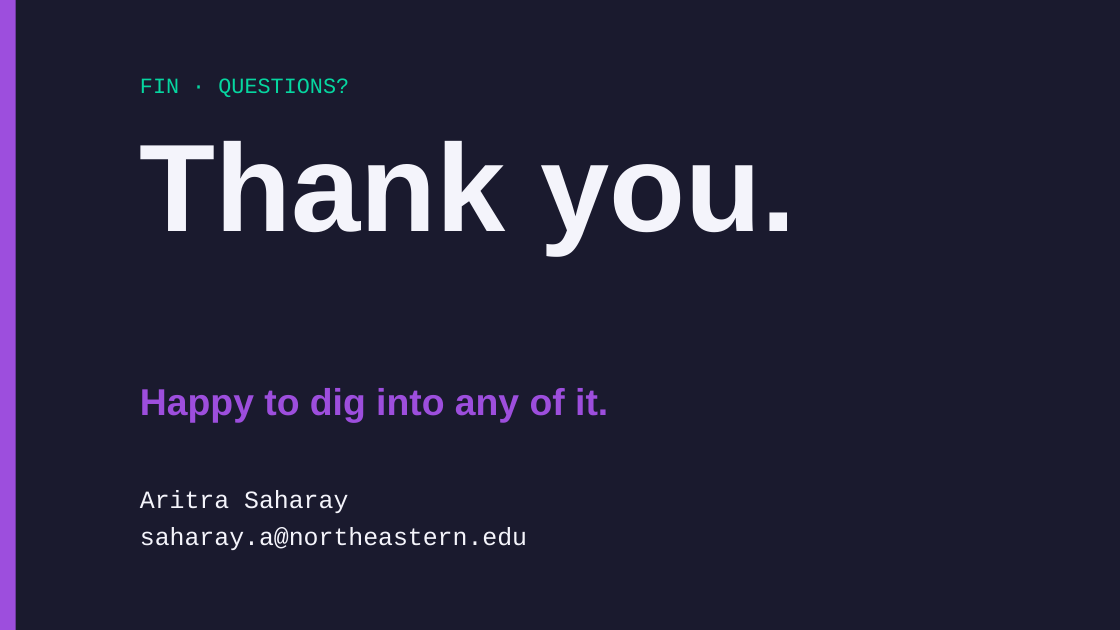
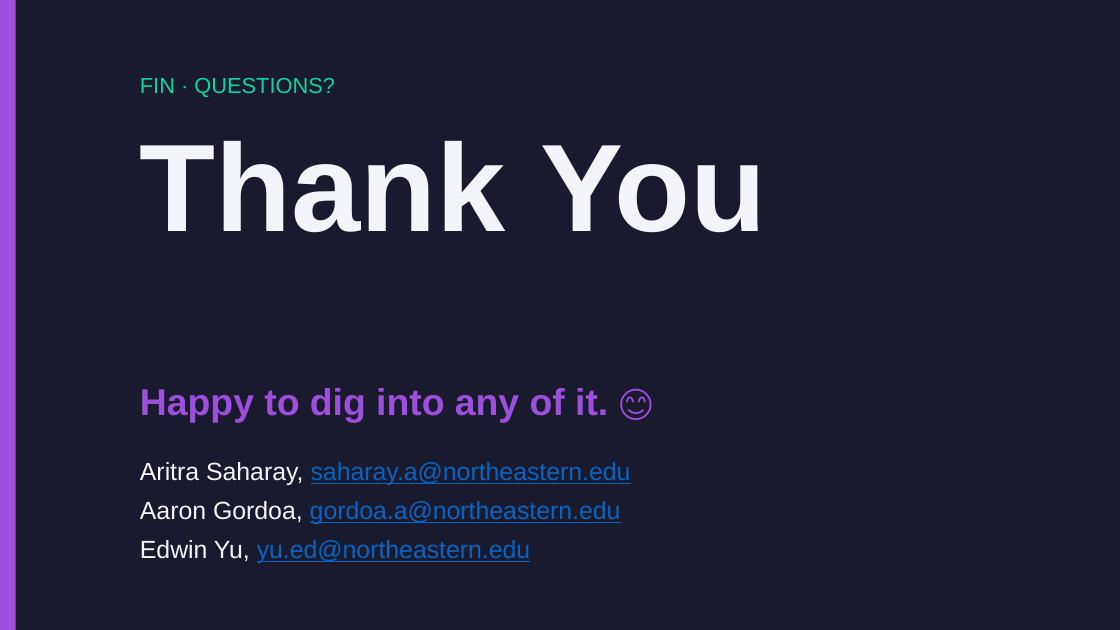
Before and after one commit to Ari-S-123/transformer-fingerprinting, a slide deck: slide 18 of Transformer-Fingerprinting-Presentation.pptx. Drawn at 1120x630 pixels with LibreOffice and Linux fonts; fonts in the diff are those of the drawing. Boxes give left, top, right and bottom in pixels: in the first picture for what was removed or moved away, otherwise in the second. Text is boxed around its words. In the diff, an @@ line names an element or a change of style, - is before the commit and + after.

```diff
--- a/Transformer-Fingerprinting-Presentation.pptx
+++ b/Transformer-Fingerprinting-Presentation.pptx
@@ text "FIN · QUESTIONS?" at <box>140,78,335,97</box>: font Courier New to Arial @@
@@ text at <box>140,141,767,233</box>: text changed @@
-Thank you.
+Thank You
@@ text at <box>140,462,631,563</box>: text changed; font Courier New to Arial; text colour #F4F4FB to #0563C1 @@
-saharay.a@northeastern.edu
+Aritra Saharay, saharay.a@northeastern.edu
+Aaron Gordoa, gordoa.a@northeastern.edu
+Edwin Yu, yu.ed@northeastern.edu
@@ text removed at <box>140,490,348,513</box> @@
-Aritra Saharay
```
Also in this commit, not shown: 17 other slides changed.
